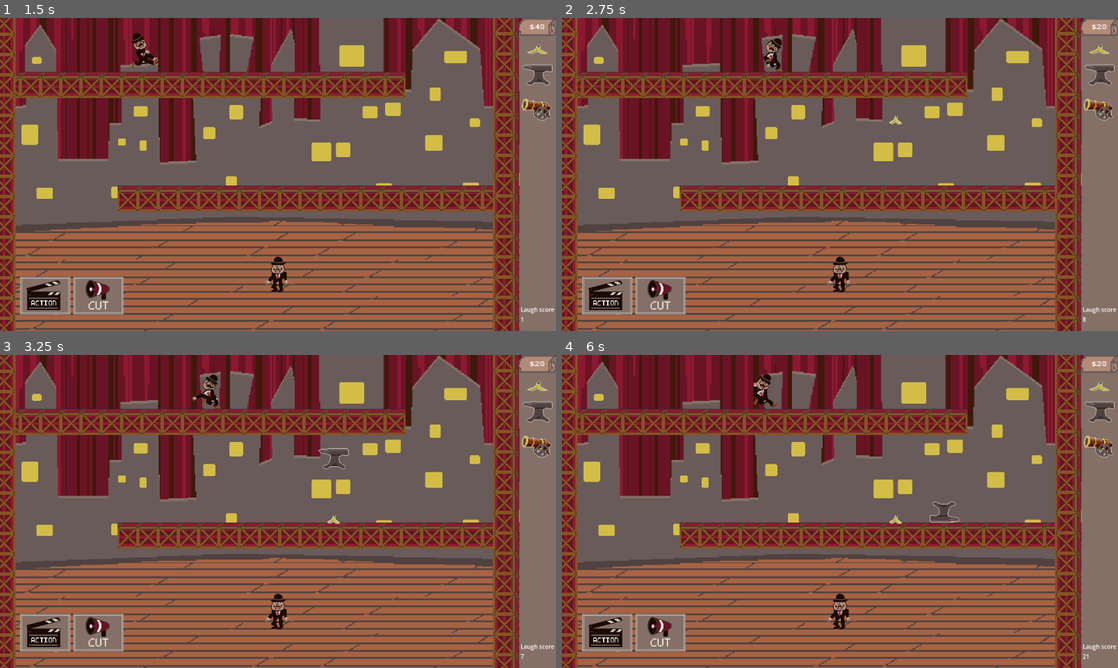
Above: before the commit, frames 1-4 (two rows, left to right).
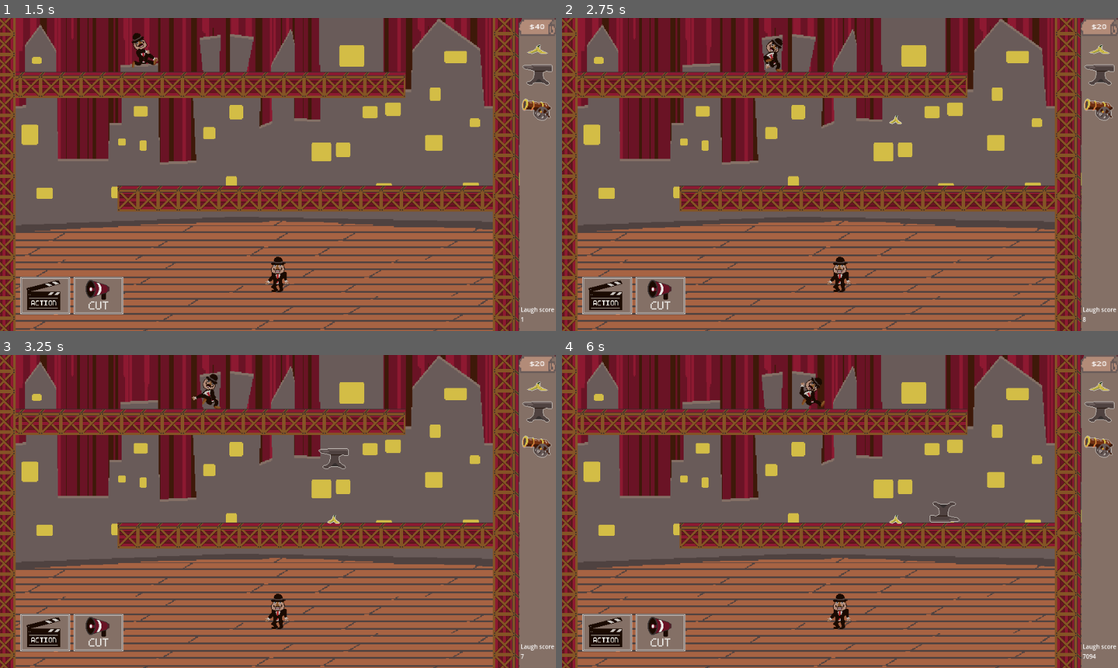
Above: after the commit, the same moments.

Repository: Rotta-Games/slapstick_lemmings
Game: Godot game, scene res://test_level.tscn
The game is run twice, just before and just after one commit, with the same random seed, the same clock (stepped at 60 frames per second) and the same inputs. This scene is started directly instead of the project's main scene.
Inputs (mouse positions are in pixels of both pictures, inside the frame that each line leads up to):
- Up to frame 1 (1.5 s): click (44, 296) at 0.5 s; click (100, 296) at 1.25 s
- Up to frame 2 (2.75 s): tap Enter at 2 s; drag from (1101, 49) to (895, 105) at 2.02 s
- Up to frame 3 (3.25 s): drag from (539, 411) to (333, 458) at 2.77 s
- Up to frame 4 (6 s): move the mouse to (1101, 445) at 3.52 s; hold D 3.53-4.25 s; click (1101, 445) at 3.67 s; drag from (812, 574) to (673, 464) at 4.27 s; move the mouse to (1006, 558) at 5.02 s; hold A 5.03-5.75 s; drag from (673, 464) to (895, 520) at 5.77 s

Frame 1 is identical in both runs. In frame 2, less than 0.1% of the frame differs, in the area x 36-40%, y 6-17%; in frame 3, less than 0.1%; in frame 4, 0.5%, in the area x 34-96%, y 6-98%.

Commit message:
fix pedro flipping

Diff:
--- a/scenes/player.gd
+++ b/scenes/player.gd
@@ -118,9 +118,11 @@
 
 func _move_right(delta):
 	_move(delta, Direction.RIGHT)
+	_flip_transform(Direction.RIGHT)
 
 func _move_left(delta):
 	_move(delta, Direction.LEFT)
+	_flip_transform(Direction.LEFT)
 
 func _move(delta, dir : Direction):
 	body.apply_impulse(Vector2(-8 * dir, -8))
@@ -140,8 +142,10 @@
 	right_leg.apply_impulse(Vector2(0, 10))
 
 func _flip_transform(dir):
-	for body_part in body_parts.get_children():
-		body_part.scale.x = dir
+	head.scale.x = dir
+	body.scale.x = dir
+	left_leg.scale.x = dir
+	right_leg.scale.x = dir
 
 
 func _flip_direction():
